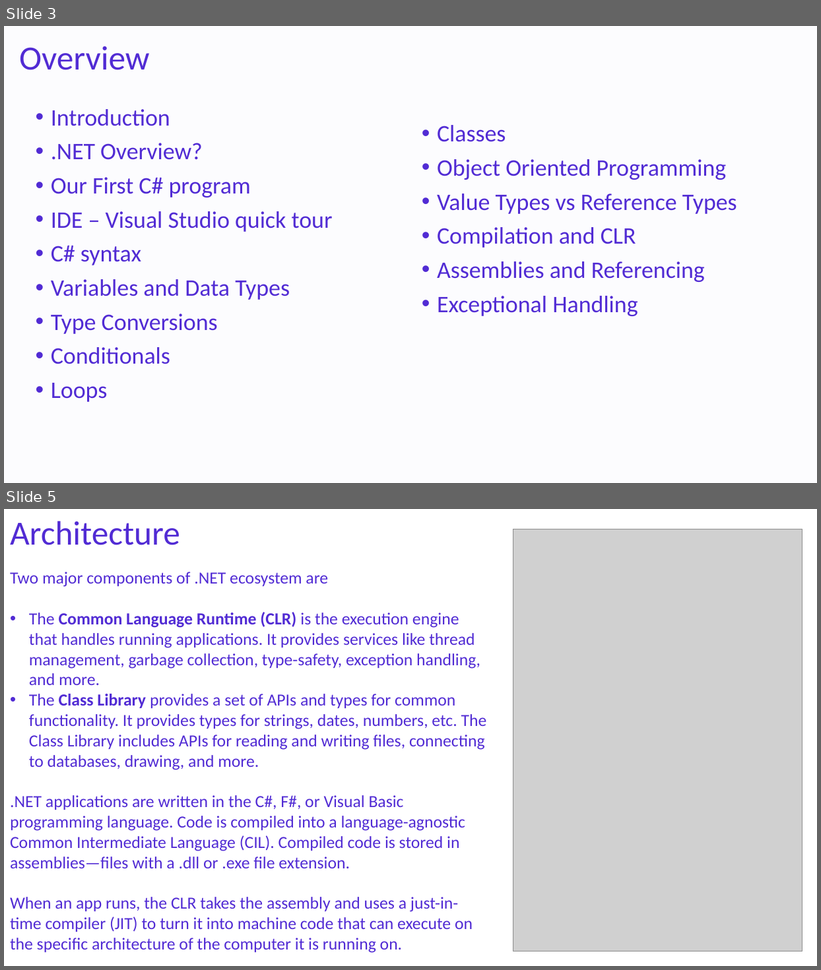
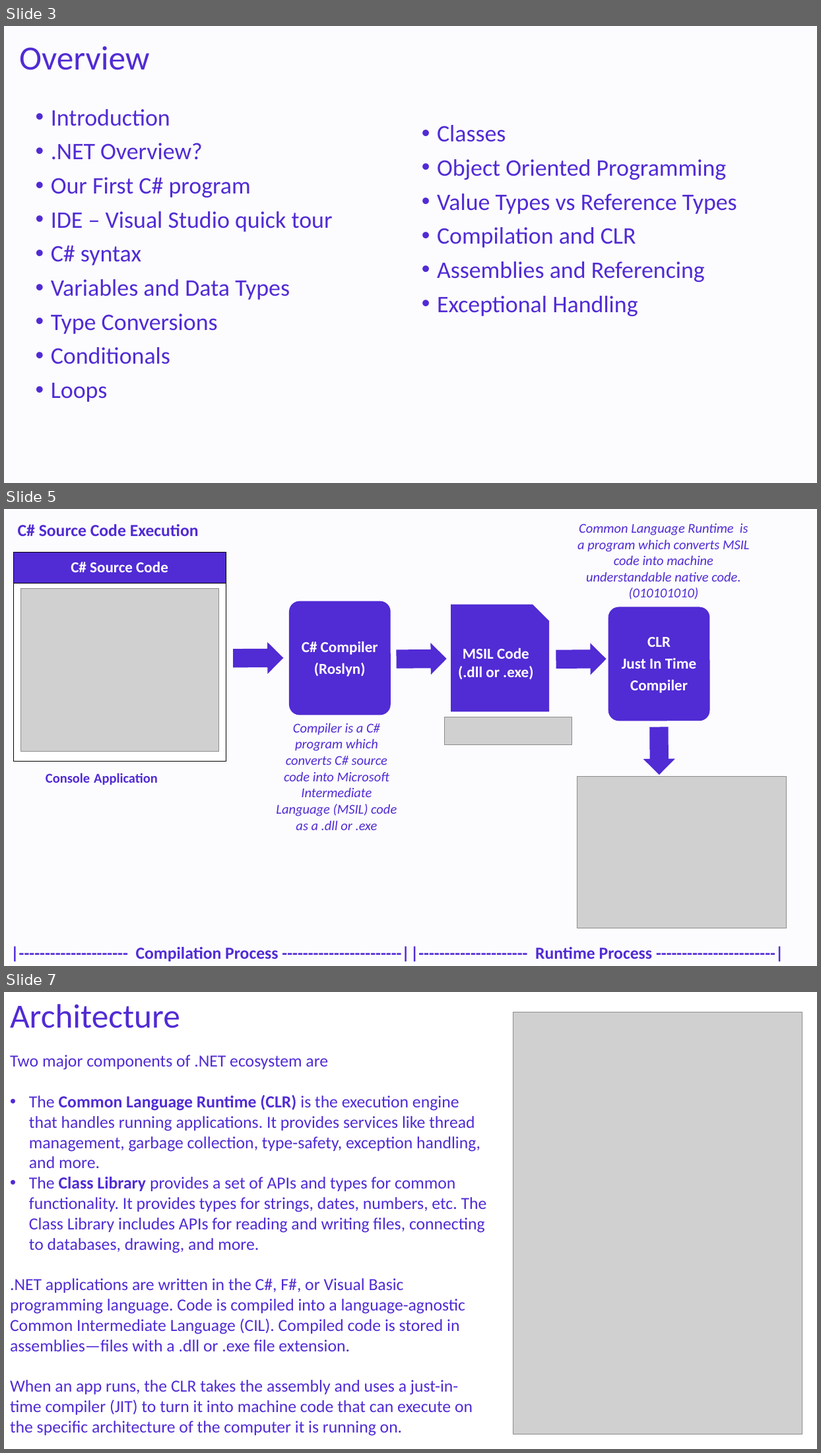
Before and after one commit to NaveenChittimalla/C-Sharp-Fundamentals, a slide deck: docs/C Sharp Programming Language - Fundaments.pptx. Shown one above the other, each under a label of ours: slides 3 and 5 before the commit, slides 3, 5 and 7 after it; the slides between them are not shown. The pictures are 821x970 and 821x1453 pixels, drawn with LibreOffice and Linux fonts; fonts in the diff are those of the drawing; grey boxes stand for pictures. Boxes give left, top, right and bottom in pixels: in the first picture for what was removed or moved away, otherwise in the second. Text is boxed around its words. In the diff, an @@ line names an element or a change of style, - is before the commit and + after.

```diff
--- a/docs/C Sharp Programming Language - Fundaments.pptx
+++ b/docs/C Sharp Programming Language - Fundaments.pptx
@@ slide 5 added at (x1=4, y1=509, x2=817, y2=966), background #FCFCFE @@
@@ text added at (x1=18, y1=524, x2=199, y2=536), 20 pt, text #512BD4, bold @@
+C# Source Code Execution
@@ text added at (x1=578, y1=524, x2=750, y2=599), 16 pt, text #512BD4, italic @@
+Common Language Runtime is a program which converts MSIL code into machine understandable native code.
+(010101010)
@@ table added at (x1=13, y1=553, x2=226, y2=762), 2 rows, 1 columns @@
+C# Source Code
+
@@ picture added at (x1=21, y1=589, x2=218, y2=752) @@
@@ rounded rectangle added at (x1=290, y1=601, x2=390, y2=715), fill #512BD4, outline #512BD4 1 pt @@
@@ snip rect added at (x1=451, y1=605, x2=548, y2=712), fill #512BD4, outline #512BD4 1 pt, 18 pt, text #FFFFFF, bold @@
+MSIL Code
+(.dll or .exe)
@@ rounded rectangle added at (x1=609, y1=607, x2=710, y2=721), fill #512BD4, outline #512BD4 1 pt @@
@@ right arrow added at (x1=233, y1=643, x2=283, y2=673), fill #512BD4, outline #512BD4 1 pt @@
@@ text added at (x1=302, y1=641, x2=378, y2=677), 18 pt, text #FFFFFF, bold @@
+C# Compiler
+(Roslyn)
@@ right arrow added at (x1=397, y1=644, x2=446, y2=675), fill #512BD4, outline #512BD4 1 pt @@
@@ right arrow added at (x1=556, y1=644, x2=606, y2=675), fill #512BD4, outline #512BD4 1 pt @@
@@ text added at (x1=622, y1=637, x2=696, y2=693), 18 pt, text #FFFFFF, bold @@
+CLR
+Just In Time
+Compiler
@@ text added at (x1=276, y1=723, x2=397, y2=830), 16 pt, text #512BD4, italic @@
+Compiler is a C# program which converts C# source code into Microsoft Intermediate Language (MSIL) code as a .dll or .exe
@@ picture added at (x1=444, y1=718, x2=572, y2=746) @@
@@ right arrow added at (x1=644, y1=727, x2=675, y2=774), fill #512BD4, outline #512BD4 1 pt @@
@@ text added at (x1=46, y1=773, x2=158, y2=786), 16 pt, text #512BD4, bold @@
+Console Application
@@ picture added at (x1=578, y1=777, x2=786, y2=929) @@
@@ text added at (x1=136, y1=947, x2=278, y2=962), 20 pt, text #512BD4, bold @@
+|--------------------- Compilation Process -----------------------|
@@ text added at (x1=535, y1=947, x2=652, y2=959), 20 pt, text #512BD4, bold @@
+|--------------------- Runtime Process -----------------------|
@@ what was slide 5 is now slide 7 @@
```
Also in this commit, not shown: 11 slides changed, 3 other slides added, 1 other file.
